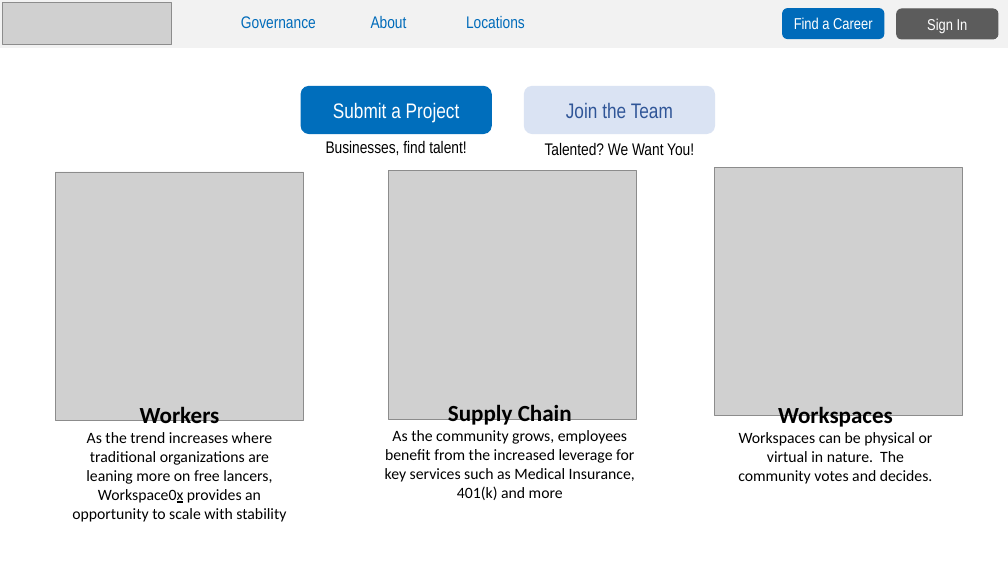
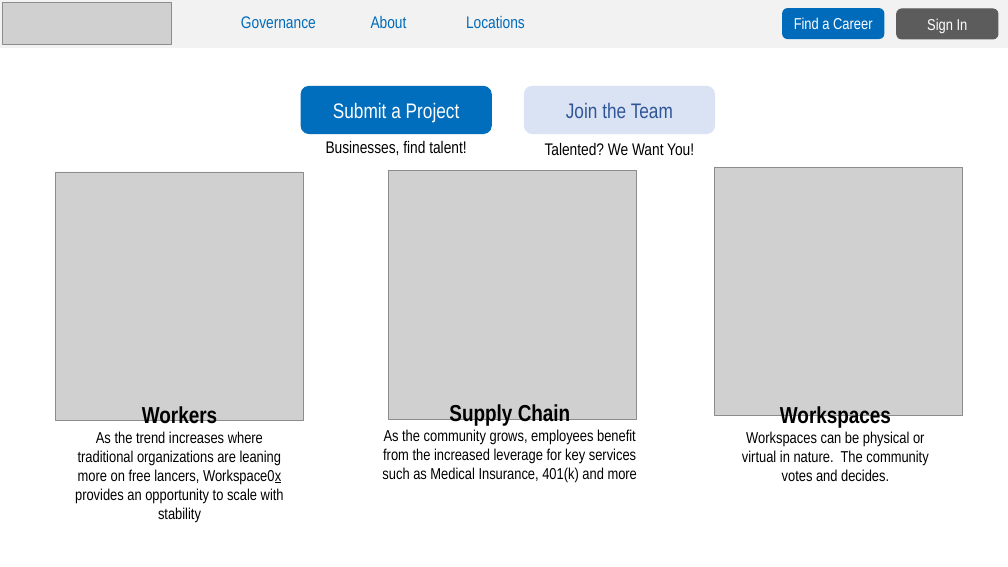
Before and after one commit to sriharikapu/ethdenver2018, a slide deck: slide 2 of static/images/pitch v2.pptx. Drawn at 1008x567 pixels with LibreOffice and Linux fonts; fonts in the diff are those of the drawing; grey boxes stand for pictures. Boxes give left, top, right and bottom in pixels: in the first picture for what was removed or moved away, otherwise in the second. Text is boxed around its words. In the diff, an @@ line names an element or a change of style, - is before the commit and + after.

```diff
--- a/static/images/pitch v2.pptx
+++ b/static/images/pitch v2.pptx
@@ font Calibri to Arial Narrow in 3 elements at (75, 406, 284, 523), (742, 406, 928, 481), (382, 404, 637, 483) @@
```
Also in this commit, not shown: 1 other slide changed.
